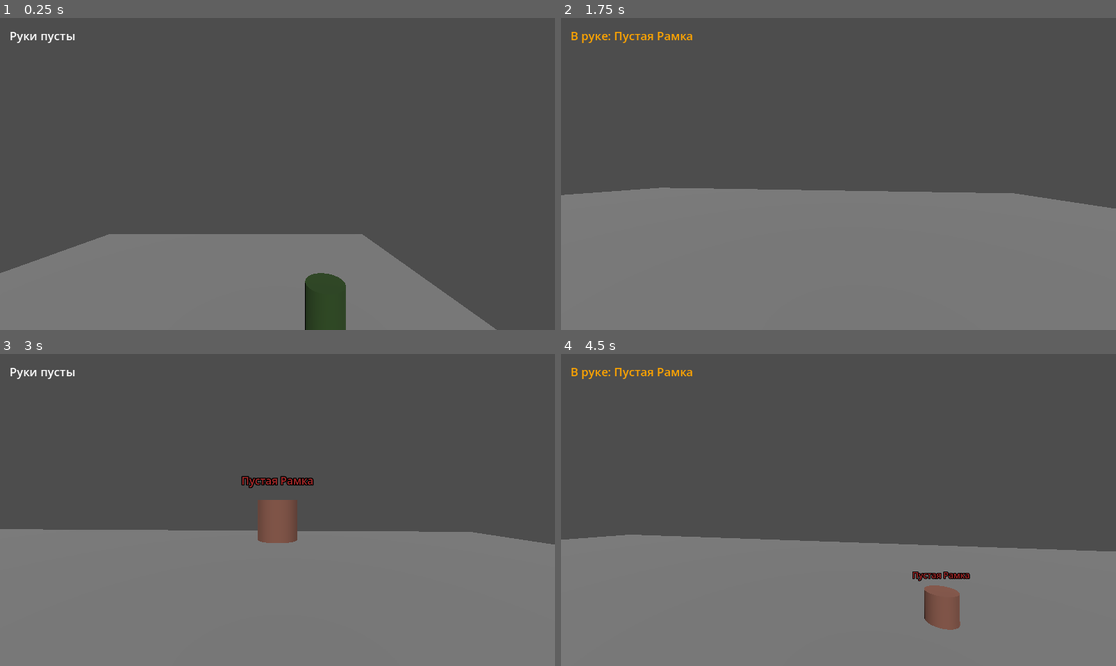
Above: before the commit, frames 1-4 (two rows, left to right).
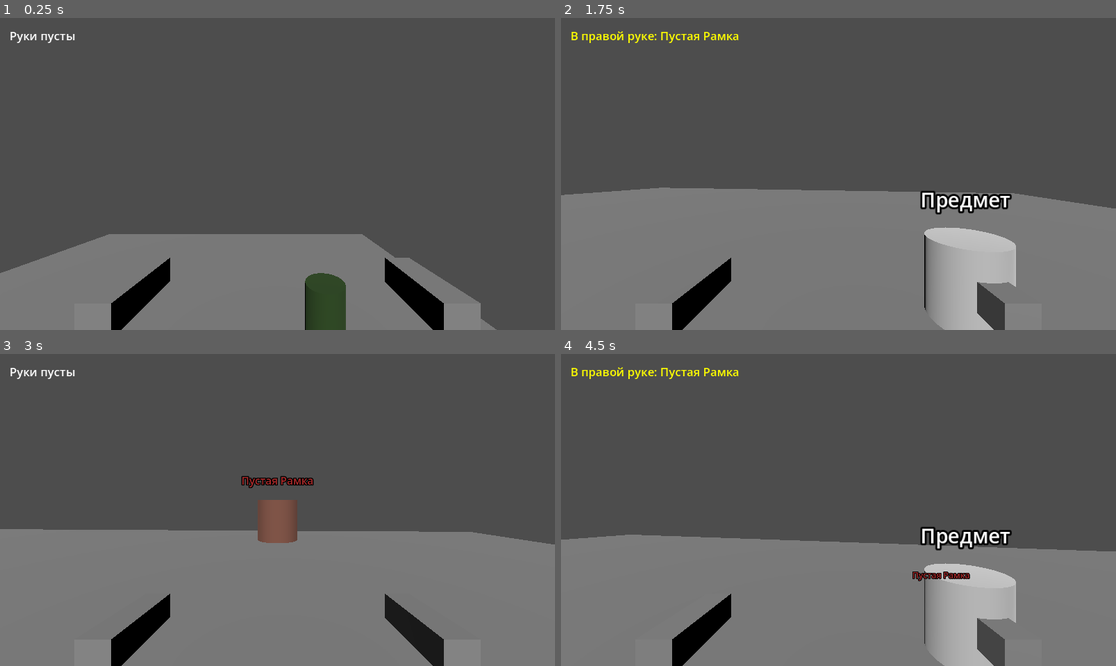
Above: after the commit, the same moments.

Repository: LimitedDissolve/flora-faunarium
Game: Godot game, scene res://Levels/test_level.tscn
The game is run twice, just before and just after one commit, with the same random seed, the same clock (stepped at 60 frames per second) and the same inputs.
Inputs (mouse positions are in pixels of both pictures, inside the frame that each line leads up to):
- Up to frame 1 (0.25 s): no input
- Up to frame 2 (1.75 s): tap Enter at 0.5 s; move the mouse to (866, 174) at 0.52 s; hold Q (drop) 0.53-1.28 s; hold W (move_forward) from 0.53 s (still down); click (866, 174) at 0.67 s; tap E (interact) at 0.8, 1.35 s; move the mouse to (810, 174) at 1.27 s; tap 3 at 1.55 s
- Up to frame 3 (3 s): keep holding W (move_forward); move the mouse to (288, 503) at 2.02 s; hold Q (drop) 2.03-2.78 s; tap 3 at 2.1 s; tap Space at 2.75 s; move the mouse to (271, 516) at 2.77 s; tap Q (drop) at 2.85 s; click (271, 516) at 2.92 s
- Up to frame 4 (4.5 s): keep holding W (move_forward); tap E (interact) at 3.05 s; move the mouse to (877, 513) at 3.52 s; hold E (interact) 3.53-4.28 s; tap 3 at 3.8, 4.35 s; tap Enter at 4.25 s; move the mouse to (794, 506) at 4.27 s

The runs differ from the first frame. In frame 1, 2.6% of the frame differs, in the area x 20-87%, y 76-100%; in frame 2, 6.4%; in frame 3, 2.0%; in frame 4, 6.5%, in the area x 1-82%, y 4-100%.

Commit message:
feat: add arms and small/heavy object handling

Diff:
--- a/Entities/Hive/hive.gd
+++ b/Entities/Hive/hive.gd
@@ -43,12 +43,15 @@
 			player.held_small_item = null
 			player.update_hand_ui()
 			update_tooltip()
+			return # ОБЯЗАТЕЛЬНО ВЫХОДИМ
+
 		elif current_state == HiveState.WAITING_FOR_MATE and bee.caste == BeeData.Castes.DRONE:
 			stored_drone = bee
 			player.held_small_item = null
 			player.update_hand_ui()
 			start_queen_cycle()
-		return
+			return # ОБЯЗАТЕЛЬНО ВЫХОДИМ
+		return # Если пчела не подошла, просто выходим
 
 	# 2. Если в руках рамка
 	if typeof(player.held_small_item) == TYPE_DICTIONARY and player.held_small_item.get("type") == "frame":
@@ -57,12 +60,11 @@
 			player.held_small_item = null
 			player.update_hand_ui()
 			update_tooltip()
-		else:
-			print("Улей уже полон рамок!")
-		return
+		return # ОБЯЗАТЕЛЬНО ВЫХОДИМ
 
-	# 3. Клик пустой рукой (сбор сот, сбор пчел или подъем улья)
+	# 3. Клик пустой рукой (сбор ресурсов или подъем улья)
 	if player.held_small_item == null and player.held_heavy_item == null:
+		# Сначала проверяем, можно ли что-то забрать из улья
 		if stored_combs.size() > 0:
 			var comb_species = stored_combs.pop_back()
 			player.held_small_item = {
@@ -72,24 +74,25 @@
 			}
 			player.update_hand_ui()
 			update_tooltip()
-			return
+			return # Забрали соту - выходим
 
 		if current_state == HiveState.DEAD:
 			spawn_loot()
 			reset_hive()
-			return
+			return # Забрали лут - выходим
 
+		# ТОЛЬКО ЕСЛИ НИЧЕГО НЕ ЗАБРАЛИ И УЛЕЙ НЕ ЗАНЯТ - поднимаем его
 		if not is_busy() and stored_combs.is_empty():
 			var parent = get_parent()
-			if parent.is_in_group("pedestal"):
+			if parent.has_method("remove_item"):
 				parent.remove_item(player)
 			else:
-				# Поднятие улья с пола в сокет рук игрока
+				# Поднятие улья с пола
 				reparent(player.heavy_hand_socket)
 				position = Vector3.ZERO
 				rotation = Vector3.ZERO
-				freeze = true
-				# Отключаем коллизию в руках
+				# Используем set_deferred для физики, чтобы избежать багов
+				set_deferred("freeze", true)
 				collision_layer = 0
 				collision_mask = 0
 				player.held_heavy_item = self
--- a/Entities/Player/player.gd
+++ b/Entities/Player/player.gd
@@ -1,12 +1,14 @@
 extends CharacterBody3D
 
 const SPEED = 5.0
+const HEAVY_SPEED_MULTIPLIER = 0.65 # снижение скорости при подбирании тяжелого предмета
+
 var is_ui_active: bool = false
-
 
 # --- СЛОТЫ РУК ---
 var held_small_item: Variant = null # Может быть BeeData или Dictionary (рамка, мед, соты)
 var held_heavy_item: Node3D = null  # Физический объект улья/механизма в руках
+var small_item_visual: Node3D = null # Визуальная модель предмета в руке
 
 # Ссылка на универсальный предмет для пола (полностью заменяет bee_jar)
 var world_item_scene = preload("res://Entities/Items/world_item.tscn")
@@ -14,7 +16,11 @@
 var forest_species = load("res://Data/Resources/species_forest.tres")
 var meadow_species = load("res://Data/Resources/species_meadow.tres")
 
+@onready var left_hand = $Head/Camera3D/LeftHand
+@onready var right_hand = $Head/Camera3D/RightHand
+@onready var heavy_socket = $Head/Camera3D/HeavySocket
 @onready var hand_ui = $CanvasLayer/HandUI
+
 @onready var head = $Head
 @onready var camera = $Head/Camera3D
 @onready var interact_ray = $Head/Camera3D/InteractRay
@@ -26,10 +32,8 @@
 	Input.set_mouse_mode(Input.MOUSE_MODE_CAPTURED)
 	interact_ray.target_position = Vector3(0, 0, -4)
 
-	# Динамически создаем сокет для тяжелых предметов перед камерой
-	heavy_hand_socket = Node3D.new()
-	camera.add_child(heavy_hand_socket)
-	heavy_hand_socket.position = Vector3(0.4, -0.3, -0.8)
+	# Привязываем переменную к узлу из сцены (который мы настроили по центру)
+	heavy_hand_socket = heavy_socket
 
 	update_hand_ui()
 
@@ -60,23 +64,46 @@
 			target.interact(self)
 
 func update_hand_ui():
+	if small_item_visual:
+		small_item_visual.queue_free()
+		small_item_visual = null
+
 	if held_heavy_item != null:
-		var item_name = "Тяжелый предмет"
-		if held_heavy_item.has_method("get_item_name"):
-			item_name = held_heavy_item.get_item_name()
-		hand_ui.text = "В руках: " + item_name
+		# Когда несем тяжелое, маленькие руки можно визуально скрыть
+		# (если у вас есть меши рук)
+		left_hand.visible = false
+		right_hand.visible = false
+		hand_ui.text = "Несу в обеих руках: " + held_heavy_item.get_item_name()
 		hand_ui.add_theme_color_override("font_color", Color.CYAN)
+
 	elif held_small_item != null:
+		left_hand.visible = true
+		right_hand.visible = true
+		_create_small_item_visual()
+
 		if held_small_item is BeeData:
-			var caste_str = "Принцесса" if held_small_item.caste == BeeData.Castes.PRINCESS else "Трутень"
-			hand_ui.text = "В руке: " + held_small_item.species.name + " (" + caste_str + ")"
-			hand_ui.add_theme_color_override("font_color", Color.YELLOW)
-		elif typeof(held_small_item) == TYPE_DICTIONARY:
-			hand_ui.text = "В руке: " + held_small_item.get("name", "Предмет")
-			hand_ui.add_theme_color_override("font_color", Color.ORANGE)
+			hand_ui.text = "В правой руке: " + held_small_item.species.name
+		else:
+			hand_ui.text = "В правой руке: " + held_small_item.get("name", "Предмет")
+		hand_ui.add_theme_color_override("font_color", Color.YELLOW)
 	else:
+		left_hand.visible = true
+		right_hand.visible = true
 		hand_ui.text = "Руки пусты"
 		hand_ui.add_theme_color_override("font_color", Color.WHITE)
+
+func _create_small_item_visual():
+	small_item_visual = world_item_scene.instantiate()
+	right_hand.add_child(small_item_visual)
+
+	small_item_visual.freeze = true
+	small_item_visual.collision_layer = 0
+	small_item_visual.collision_mask = 0
+	small_item_visual.item_data = held_small_item
+
+	# Смещение, чтобы предмет был ПЕРЕД рукой, а не внутри неё
+	small_item_visual.position = Vector3(0, 0, -0.1)
+	small_item_visual.rotation = Vector3.ZERO
 
 func drop_small_item():
 	var dropped_node = world_item_scene.instantiate()
@@ -91,20 +118,28 @@
 	update_hand_ui()
 
 func drop_heavy_item():
-	var item = held_heavy_item
-	held_heavy_item = null
+	if held_heavy_item:
+		var item = held_heavy_item
+		held_heavy_item = null
 
-	item.reparent(get_tree().current_scene)
-	var drop_pos = camera.global_position - camera.global_transform.basis.z * 1.5
-	item.global_position = drop_pos
+		# Возвращаем предмет в корень сцены
+		item.reparent(get_tree().current_scene)
 
-	if item is RigidBody3D:
-		item.freeze = false
-		item.collision_layer = 1
-		item.collision_mask = 1
-		item.apply_impulse(-camera.global_transform.basis.z * 2.0)
+		# Позиция: чуть впереди и ниже головы, чтобы не застрять в игроке
+		var drop_pos = head.global_position - head.global_transform.basis.z * 1.5
+		item.global_position = drop_pos
 
-	update_hand_ui()
+		# ВАЖНО: Правильный сброс физики
+		if item is RigidBody3D:
+			item.freeze = false
+			item.sleeping = false # Просыпаемся, чтобы физика заработала
+			item.collision_layer = 1 # Слой, который видит RayCast
+			item.collision_mask = 1
+			# Небольшой импульс от игрока
+			var impulse = -head.global_transform.basis.z * 2.0
+			item.apply_central_impulse(impulse)
+
+		update_hand_ui()
 
 func spawn_test_item(data_to_spawn: Variant):
 	var dropped_node = world_item_scene.instantiate()
@@ -134,20 +169,23 @@
 
 func _physics_process(delta):
 	if is_ui_active:
-			velocity.x = move_toward(velocity.x, 0, SPEED)
-			velocity.z = move_toward(velocity.z, 0, SPEED)
+		velocity.x = move_toward(velocity.x, 0, SPEED)
+		velocity.z = move_toward(velocity.z, 0, SPEED)
 	else:
-		# Ходьба по WASD теперь будет работать ВСЕГДА,
-		# даже если браузер временно не дает скрыть курсор!
+		# РАССЧИТЫВАЕМ ТЕКУЩУЮ СКОРОСТЬ
+		var current_speed = SPEED
+		if held_heavy_item != null:
+			current_speed *= HEAVY_SPEED_MULTIPLIER
+
 		var input_dir = Input.get_vector("move_left", "move_right", "move_forward", "move_back")
 		var direction = (head.transform.basis * Vector3(input_dir.x, 0, input_dir.y)).normalized()
 
 		if direction:
-			velocity.x = direction.x * SPEED
-			velocity.z = direction.z * SPEED
+			velocity.x = direction.x * current_speed
+			velocity.z = direction.z * current_speed
 		else:
-			velocity.x = move_toward(velocity.x, 0, SPEED)
-			velocity.z = move_toward(velocity.z, 0, SPEED)
+			velocity.x = move_toward(velocity.x, 0, current_speed)
+			velocity.z = move_toward(velocity.z, 0, current_speed)
 
 	if not is_on_floor():
 		velocity.y -= 9.8 * delta
--- a/Entities/Player/player.tscn
+++ b/Entities/Player/player.tscn
@@ -3,6 +3,12 @@
 [ext_resource type="Script" uid="uid://c5r10tbjdixpm" path="res://Entities/Player/player.gd" id="1_mv1ah"]
 
 [sub_resource type="CapsuleShape3D" id="CapsuleShape3D_ypkcv"]
+
+[sub_resource type="BoxMesh" id="BoxMesh_mv1ah"]
+size = Vector3(0.1, 0.1, 0.3)
+
+[sub_resource type="BoxMesh" id="BoxMesh_3uyv8"]
+size = Vector3(0.1, 0.1, 0.3)
 
 [node name="Player" type="CharacterBody3D" unique_id=998782458]
 script = ExtResource("1_mv1ah")
@@ -17,6 +23,21 @@
 [node name="InteractRay" type="RayCast3D" parent="Head/Camera3D" unique_id=1435476611]
 target_position = Vector3(0, 0, -3)
 
+[node name="LeftHand" type="Node3D" parent="Head/Camera3D" unique_id=823673525]
+transform = Transform3D(1, 0, 0, 0, 1, 0, 0, 0, 1, -0.5, -0.4, -0.7)
+
+[node name="MeshInstance3D" type="MeshInstance3D" parent="Head/Camera3D/LeftHand" unique_id=1902840760]
+mesh = SubResource("BoxMesh_mv1ah")
+
+[node name="RightHand" type="Node3D" parent="Head/Camera3D" unique_id=12550475]
+transform = Transform3D(1, 0, 0, 0, 1, 0, 0, 0, 1, 0.5, -0.4, -0.7)
+
+[node name="MeshInstance3D" type="MeshInstance3D" parent="Head/Camera3D/RightHand" unique_id=1871261850]
+mesh = SubResource("BoxMesh_3uyv8")
+
+[node name="HeavySocket" type="Node3D" parent="Head/Camera3D" unique_id=1282770272]
+transform = Transform3D(1, 0, 0, 0, 1, 0, 0, 0, 1, 0, -0.6, -1.2)
+
 [node name="CanvasLayer" type="CanvasLayer" parent="." unique_id=2076625988]
 
 [node name="HandUI" type="Label" parent="CanvasLayer" unique_id=398179856]
--- a/Environment/Pedestal/pedestal.gd
+++ b/Environment/Pedestal/pedestal.gd
@@ -39,14 +39,14 @@
 		var item = current_item
 		current_item = null
 
-		item.reparent(player.heavy_hand_socket)
+		# Теперь крепим к центральному сокету для тяжелых предметов
+		item.reparent(player.heavy_socket)
 		item.position = Vector3.ZERO
 		item.rotation = Vector3.ZERO
 
-		if item is RigidBody3D:
-			item.freeze = true
-			item.collision_layer = 0
-			item.collision_mask = 0
+		item.freeze = true
+		item.collision_layer = 0
+		item.collision_mask = 0
 
 		player.held_heavy_item = item
 		player.update_hand_ui()
